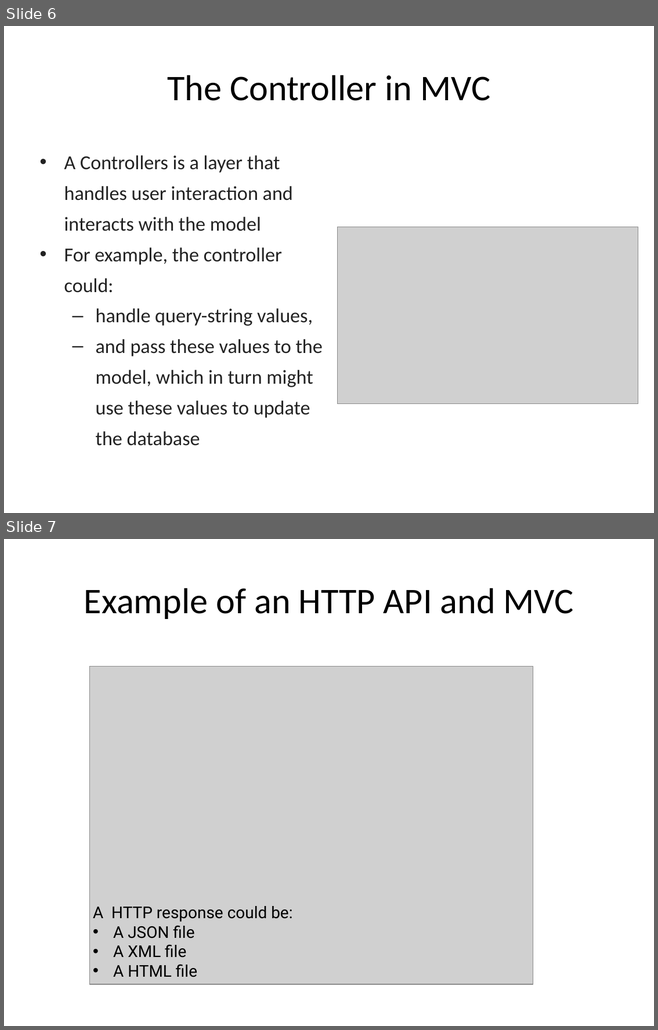
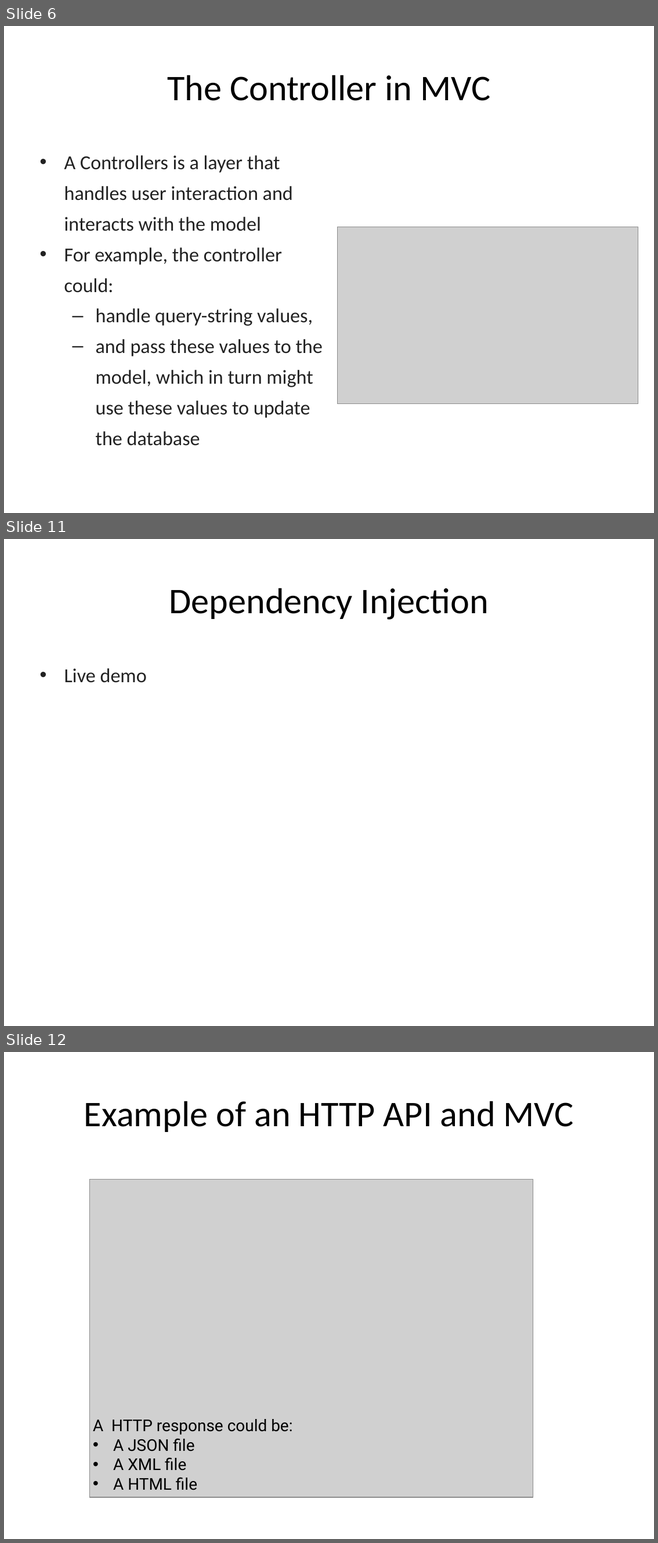
Before and after one commit to hogeschool/Development--Web, a slide deck: Lesson3/lesson3.pptx. Shown one above the other, each under a label of ours: slides 6 and 7 before the commit, slides 6, 11 and 12 after it; the slides between them are not shown. The pictures are 658x1030 and 658x1543 pixels, drawn with LibreOffice and Linux fonts; fonts in the diff are those of the drawing; grey boxes stand for pictures. Boxes give left, top, right and bottom in pixels: in the first picture for what was removed or moved away, otherwise in the second. Text is boxed around its words. In the diff, an @@ line names an element or a change of style, - is before the commit and + after.

```diff
--- a/Lesson3/lesson3.pptx
+++ b/Lesson3/lesson3.pptx
@@ slide 11 added at [4,539,654,1026], background #FFFFFF @@
@@ title added at [169,588,488,620], 40 pt, text #000000 @@
+Dependency Injection
@@ text added at [64,668,147,683], 22 pt, text #222222 @@
+• Live demo
@@ what was slide 7 is now slide 12 @@
```
Also in this commit, not shown: 6 slides changed, 4 other slides added, 1 other file.
